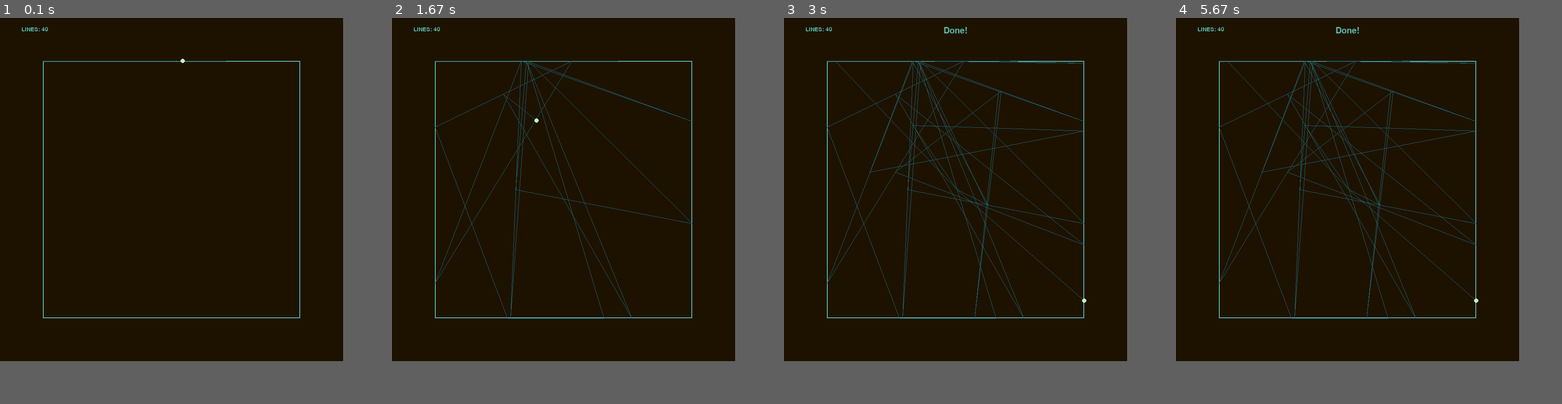
Above: before the commit, frames 1-4 (left to right).
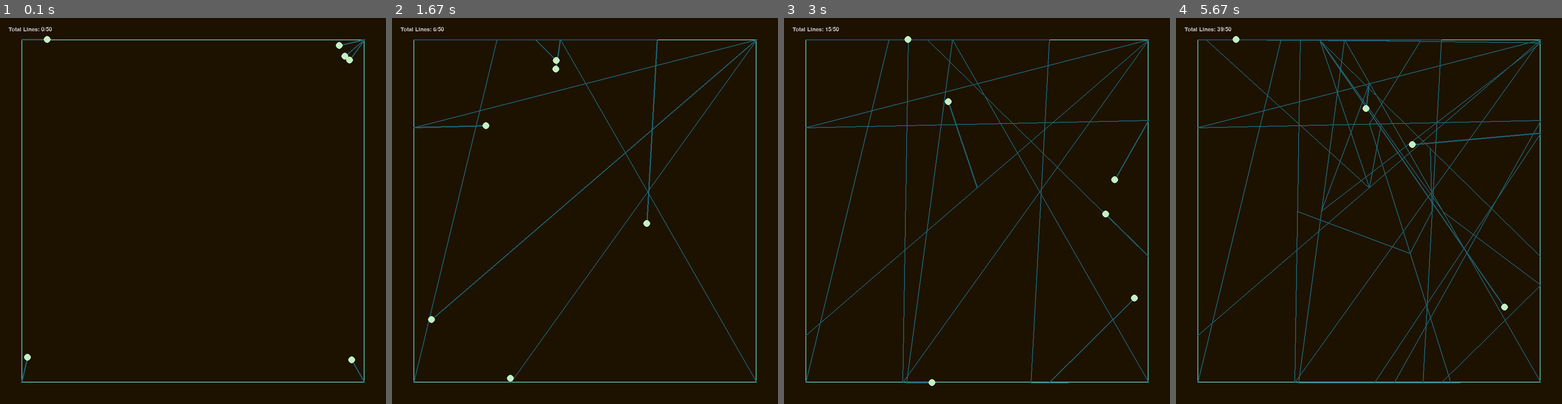
Above: after the commit, the same moments.

Repository: joao-prs/python-tips
Game: pygame game, started from redline_pygame/spider.py
The game is run twice, just before and just after one commit, with the same random seed, the same clock (stepped at 60 frames per second) and the same inputs.
Inputs:
- Up to frame 1 (0.1 s): no input
- Up to frame 2 (1.67 s): no input
- Up to frame 3 (3 s): no input
- Up to frame 4 (5.67 s): no input
The window is 800x800 before the commit and 900x900 after it. Grey fills any space a smaller window leaves; there, only what the larger window draws over its background counts as a difference.

The runs differ from the first frame. In frame 1, 1.7% of the frame differs, in the area x 2-95%, y 2-95%; in frame 2, 3.7%; in frame 3, 5.1%; in frame 4, 6.5%.

Commit message:
updt: num spiders

Diff:
--- a/redline_pygame/spider.py
+++ b/redline_pygame/spider.py
@@ -6,35 +6,40 @@
 pygame.init()
 
 # Configurações da janela
-WIDTH, HEIGHT = 800, 800
+WIDTH, HEIGHT = 900, 900
 screen = pygame.display.set_mode((WIDTH, HEIGHT))
 pygame.display.set_caption("Teia da Aranha")
 
 # Cores
-SPIDER_COLOR = (196, 240, 194)
-LINE_1_COLOR = (30, 96, 110)
-LINE_2_COLOR = (90, 185, 168)
+SPIDER_COLORS = [
+    (196, 240, 194),  # Verde claro
+    #(255, 150, 150),  # Vermelho claro
+    #(150, 150, 255),  # Azul claro
+    #(255, 255, 150),  # Amarelo claro
+]
+LINE_COLORS = [
+    (30, 96, 110),    # Verde-azulado escuro
+    #(110, 30, 96),    # Roxo
+    #(96, 30, 110),    # Azul-roxo
+    #(110, 96, 30),    # Amarelo-esverdeado
+]
 BG_COLOR = (29, 18, 0)
 
 # Configurações da área quadrada
-PADDING = 100
+PADDING = 50
 BOX_RECT = pygame.Rect(PADDING, PADDING, WIDTH - 2 * PADDING, HEIGHT - 2 * PADDING)
 
 # Velocidade da bolinha (quanto menor, mais rápido)
-speed = 100  # pixels por frame
+speed = 10
 
-# Número máximo de linhas (ajuste este valor conforme necessário)
-max_lines = 40
-
-# Estado da aranha
-points = []  # Pontos já conectados
-lines = []   # Linhas já desenhadas
-current_line = None
-dot_radius = 5
-teia_completa = False  # Flag para indicar que a teia está completa
+# Configurações das aranhas
+num_spiders = 6  # Número de aranhas (ajuste conforme necessário)
+max_lines = 50    # Número total de linhas
+lines_per_spider = max_lines // num_spiders
+default_dot_radius = 8  # Raio padrão quando a aranha está ativa
 
 def random_wall_point():
-    """Gera um ponto aleatório em uma das paSPIDER_COLORes do quadrado"""
+    """Gera um ponto aleatório em uma das paredes do quadrado"""
     wall = random.choice(["top", "bottom", "left", "right"])
     if wall == "top":
         return (random.randint(BOX_RECT.left, BOX_RECT.right), BOX_RECT.top)
@@ -45,7 +50,7 @@
     else:
         return (BOX_RECT.right, random.randint(BOX_RECT.top, BOX_RECT.bottom))
 
-def random_midpoint():
+def random_midpoint(lines):
     """Gera um ponto aleatório no meio de uma linha existente"""
     if not lines:
         return random_wall_point()
@@ -54,18 +59,39 @@
     y = (line[0][1] + line[1][1]) // 2
     return (x, y)
 
-def get_next_target():
-    """Escolhe o próximo ponto de destino"""
+def get_next_target(spider, all_lines):
+    """Escolhe o próximo ponto de destino para uma aranha específica"""
     start = spider["pos"]
-    use_mid = random.random() < 0.5 and lines
-    end = random_midpoint() if use_mid else random_wall_point()
+    use_mid = random.random() < 0.5 and all_lines
+    end = random_midpoint(all_lines) if use_mid else random_wall_point()
     return start, end
 
-# Aranha começa no centro
-spider = {
-    "pos": (PADDING, PADDING),
-    "target": None
-}
+# Inicializa as aranhas
+spiders = []
+for i in range(num_spiders):
+    # Posições iniciais distribuídas pelas bordas
+    if i == 0:
+        pos = (PADDING, PADDING)
+    elif i == 1:
+        pos = (WIDTH - PADDING, HEIGHT - PADDING)
+    elif i == 2:
+        pos = (PADDING, HEIGHT - PADDING)
+    else:
+        pos = (WIDTH - PADDING, PADDING)
+
+    spiders.append({
+        "pos": pos,
+        "target": None,
+        "lines": [],
+        "current_line": None,
+        "lines_drawn": 0,
+        "color": SPIDER_COLORS[i % len(SPIDER_COLORS)],
+        "line_color": LINE_COLORS[i % len(LINE_COLORS)],
+        "active": True  # Indica se a aranha ainda está tecendo
+    })
+
+# Variável para verificar se todas completaram
+all_complete = False
 
 # Loop principal
 clock = pygame.time.Clock()
@@ -73,63 +99,87 @@
 
 while running:
     screen.fill(BG_COLOR)
-    pygame.draw.rect(screen, LINE_2_COLOR, BOX_RECT, 2)
+    pygame.draw.rect(screen, (90, 185, 168), BOX_RECT, 2)
 
     for event in pygame.event.get():
         if event.type == pygame.QUIT:
             running = False
 
-    # Verifica se atingiu o número máximo de linhas
-    if len(lines) >= max_lines and not teia_completa:
-        teia_completa = True
-        spider["target"] = None  # Para a aranha
+    # Verifica se todas as aranhas completaram
+    if not all_complete:
+        all_complete = all(spider["lines_drawn"] >= lines_per_spider for spider in spiders)
 
-    # Inicia nova linha se necessário (só se não tiver completado ainda)
-    if not teia_completa and not spider["target"]:
-        start, end = get_next_target()
-        current_line = [start, end]
-        spider["target"] = end
-        points.append(start)
+    # Processa cada aranha
+    for spider in spiders:
+        # Só processa se não tiver completado sua quota
+        if spider["lines_drawn"] < lines_per_spider and not all_complete:
+            spider["active"] = True  # Aranha está ativa
 
-    # Move a bolinha (só se não tiver completado ainda)
-    if spider["target"] and not teia_completa:
-        x1, y1 = spider["pos"]
-        x2, y2 = spider["target"]
-        dx, dy = x2 - x1, y2 - y1
-        dist = math.hypot(dx, dy)
+            # Inicia nova linha se necessário
+            if not spider["target"]:
+                start, end = get_next_target(spider, [line for s in spiders for line in s["lines"]])
+                spider["current_line"] = [start, end]
+                spider["target"] = end
 
-        if dist < speed:
-            # Chegou ao destino
-            spider["pos"] = spider["target"]
-            lines.append((current_line[0], spider["target"]))
-            spider["target"] = None
+            # Move a aranha
+            if spider["target"]:
+                x1, y1 = spider["pos"]
+                x2, y2 = spider["target"]
+                dx, dy = x2 - x1, y2 - y1
+                dist = math.hypot(dx, dy)
+
+                if dist < speed:
+                    # Chegou ao destino
+                    spider["pos"] = spider["target"]
+                    spider["lines"].append((spider["current_line"][0], spider["target"]))
+                    spider["lines_drawn"] += 1
+                    spider["target"] = None
+
+                    # Verifica se completou sua parte
+                    if spider["lines_drawn"] >= lines_per_spider:
+                        spider["active"] = False  # Aranha concluiu seu trabalho
+                else:
+                    # Move em direção ao destino
+                    dx /= dist
+                    dy /= dist
+                    spider["pos"] = (x1 + dx * speed, y1 + dy * speed)
         else:
-            # Move em direção ao destino
-            dx /= dist
-            dy /= dist
-            spider["pos"] = (x1 + dx * speed, y1 + dy * speed)
+            spider["active"] = False  # Aranha concluiu seu trabalho
 
-    # Desenha as linhas existentes
-    for line in lines:
-        pygame.draw.line(screen, LINE_1_COLOR, line[0], line[1], 1)
+    # Desenha todas as linhas de todas as aranhas
+    for spider in spiders:
+        for line in spider["lines"]:
+            pygame.draw.line(screen, spider["line_color"], line[0], line[1], 2)
 
-    # Desenha a linha atual em construção (só se não tiver completado)
-    if current_line and spider["target"] and not teia_completa:
-        pygame.draw.line(screen, LINE_1_COLOR, current_line[0], spider["pos"], 1)
+    # Desenha as linhas em construção
+    for spider in spiders:
+        if spider["current_line"] and spider["target"] and spider["active"]:
+            pygame.draw.line(screen, spider["line_color"], spider["current_line"][0], spider["pos"], 3)
 
-    # Desenha a bolinha (aranha)
-    pygame.draw.circle(screen, SPIDER_COLOR, (int(spider["pos"][0]), int(spider["pos"][1])), dot_radius)
+    # Desenha as aranhas (só as ativas terão dot_radius > 0)
+    for spider in spiders:
+        dot_radius = default_dot_radius if spider["active"] else 0
+        pygame.draw.circle(screen, spider["color"], (int(spider["pos"][0]), int(spider["pos"][1])), dot_radius)
 
-    # Mostra o número de linhas criadas
+    # Mostra informações na tela
     font = pygame.font.SysFont(None, 20)
-    #text = font.render(f"LINES: {len(lines)} / {max_lines}", True, LINE_2_COLOR)
-    text = font.render(f"LINES: {max_lines}", True, LINE_2_COLOR)
-    screen.blit(text, (50, 20))
 
-    # Mostra mensagem quando a teia estiver completa
-    if teia_completa:
+    # Número total de linhas (texto)
+    total_lines = sum(spider["lines_drawn"] for spider in spiders)
+    text = font.render(f"Total Lines: {total_lines}/{max_lines}", True, (200, 200, 200))
+    screen.blit(text, (20, 20))
+
+    # Linhas por aranha (texto)
+    #for i, spider in enumerate(spiders):
+    #    status = "DONE" if spider["lines_drawn"] >= lines_per_spider else "WORKING"
+    #    text = font.render(f"Spider {i+1}: {spider['lines_drawn']}/{lines_per_spider} ({status})",
+    #                      True, spider["color"])
+    #    screen.blit(text, (20, 60 + i * 30))
+
+    # Mostra mensagem quando todas completarem (texto)
+    if all_complete:
         font = pygame.font.SysFont(None, 30)
-        texto_completo = font.render("Done!", True, LINE_2_COLOR)
+        texto_completo = font.render("All Spiders Done!", True, (200, 200, 200))
         text_rect = texto_completo.get_rect(center=(WIDTH//2, 30))
         screen.blit(texto_completo, text_rect)
 
